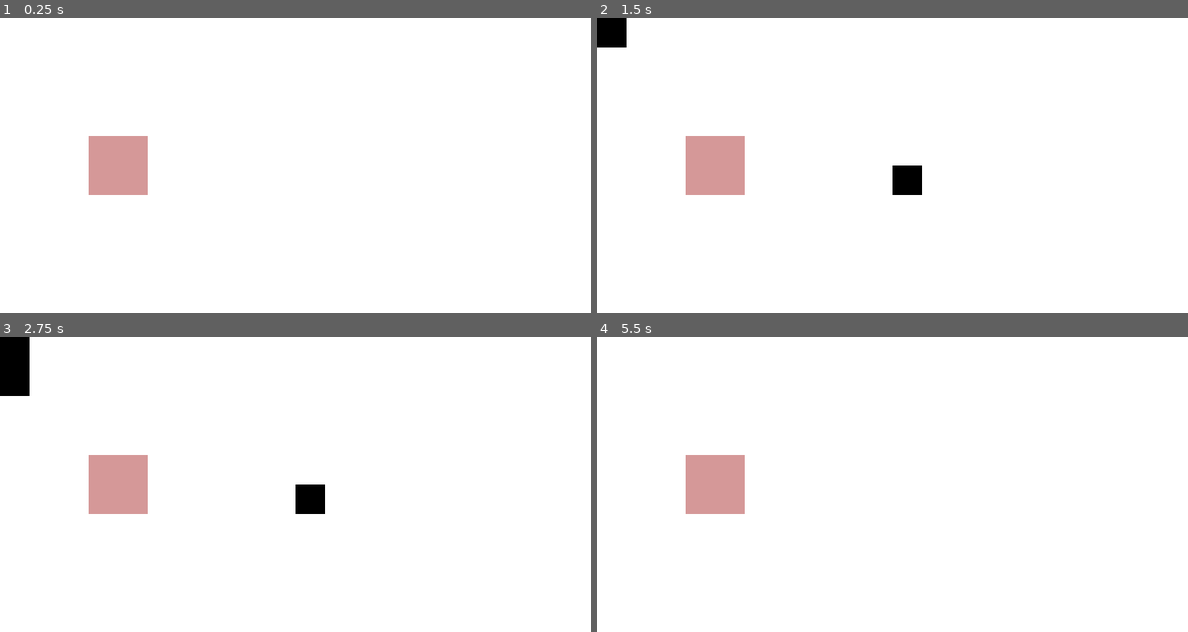
Above: before the commit, frames 1-4 (two rows, left to right).
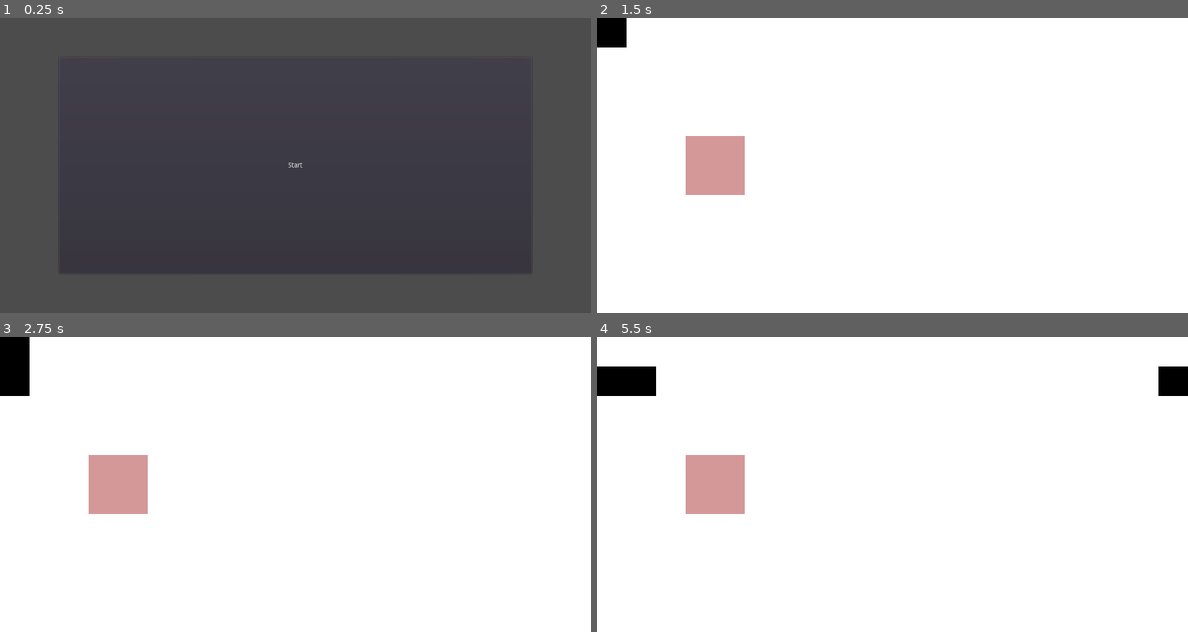
Above: after the commit, the same moments.

Repository: sisipun/SleepyCity
Game: Godot game, scene res://scenes/MainMenu.tscn
The game is run twice, just before and just after one commit, with the same random seed, the same clock (stepped at 60 frames per second) and the same inputs. Before the commit the project starts from res://Level.tscn.
Inputs (mouse positions are in pixels of both pictures, inside the frame that each line leads up to):
- Up to frame 1 (0.25 s): no input
- Up to frame 2 (1.5 s): click (892, 165) at 0.5 s, where only the run after the commit has a clickable "Start"; tap Enter at 1.25 s; move the mouse to (608, 32) at 1.27 s; click (608, 32) at 1.42 s
- Up to frame 3 (2.75 s): tap Space at 2 s; move the mouse to (11, 381) at 2.02 s; hold Left (ui_left) from 2.03 s (still down); click (11, 381) at 2.17 s
- Up to frame 4 (5.5 s): tap Enter at 2.75, 4.25 s; move the mouse to (608, 410) at 2.77 s; release Left (ui_left) at 2.78 s; click (608, 410) at 2.92 s; tap Space at 3.5, 5 s; move the mouse to (608, 440) at 3.52 s; click (608, 440) at 3.67 s; move the mouse to (608, 469) at 4.27 s; hold Left (ui_left) from 4.28 s (still down); click (608, 469) at 4.42 s; move the mouse to (608, 499) at 5.02 s; click (608, 499) at 5.17 s

The runs differ from the first frame. In frame 1, 100% of the frame differs, in the area x 0-100%, y 0-100%; in frame 2, 0.5%; in frame 3, 0.5%; in frame 4, 1.5%.

Commit message:
Main menu

Diff:
--- a/project.godot
+++ b/project.godot
@@ -12,12 +12,12 @@
 "base": "Area2D",
 "class": "Cell",
 "language": "GDScript",
-"path": "res://Cell.gd"
+"path": "res://scripts/Cell.gd"
 }, {
 "base": "Node2D",
 "class": "Level",
 "language": "GDScript",
-"path": "res://Level.gd"
+"path": "res://scripts/Level.gd"
 } ]
 _global_script_class_icons={
 "Cell": "",
@@ -27,8 +27,7 @@
 [application]
 
 config/name="Cells"
-run/main_scene="res://Level.tscn"
-config/icon="res://icon.png"
+run/main_scene="res://scenes/MainMenu.tscn"
 
 [display]
 
--- a/Cell.tscn
+++ b/scenes/Cell.tscn
@@ -1,6 +1,6 @@
 [gd_scene load_steps=3 format=2]
 
-[ext_resource path="res://Cell.gd" type="Script" id=1]
+[ext_resource path="res://scripts/Cell.gd" type="Script" id=1]
 
 [sub_resource type="RectangleShape2D" id=1]
 
--- a/Level.tscn
+++ b/scenes/Level.tscn
@@ -1,7 +1,7 @@
 [gd_scene load_steps=3 format=2]
 
-[ext_resource path="res://Level.gd" type="Script" id=1]
-[ext_resource path="res://Cell.tscn" type="PackedScene" id=2]
+[ext_resource path="res://scripts/Level.gd" type="Script" id=1]
+[ext_resource path="res://scenes/Cell.tscn" type="PackedScene" id=2]
 
 [node name="Level" type="Node2D"]
 script = ExtResource( 1 )
--- /dev/null
+++ b/scenes/MainMenu.tscn
@@ -0,0 +1,24 @@
+[gd_scene load_steps=2 format=2]
+
+[ext_resource path="res://scripts/MainMenu.gd" type="Script" id=1]
+
+[node name="MainMenu" type="Control"]
+anchor_right = 1.0
+anchor_bottom = 1.0
+script = ExtResource( 1 )
+
+[node name="Buttons" type="VBoxContainer" parent="."]
+anchor_right = 1.0
+anchor_bottom = 1.0
+margin_left = 120.0
+margin_top = 80.0
+margin_right = -120.0
+margin_bottom = -80.0
+
+[node name="StartButton" type="Button" parent="Buttons"]
+margin_right = 960.0
+margin_bottom = 440.0
+size_flags_horizontal = 3
+size_flags_vertical = 3
+text = "Start"
+[connection signal="pressed" from="Buttons/StartButton" to="." method="_on_StartButton_pressed"]
--- a/Cell.gd
+++ b/scripts/Cell.gd
@@ -8,9 +8,9 @@
 
 export var type = Type.DEAD
 
-var alive_texture = preload("res://alive_cell.png")
-var dead_texture = preload("res://dead_cell.png")
-var target_texture = preload("res://target_cell.png")
+var alive_texture = preload("res://assets/alive_cell.png")
+var dead_texture = preload("res://assets/dead_cell.png")
+var target_texture = preload("res://assets/target_cell.png")
 var coord_x = 0
 var coord_y = 0
 
--- /dev/null
+++ b/scripts/MainMenu.gd
@@ -0,0 +1,5 @@
+extends Control
+
+
+func _on_StartButton_pressed():
+	get_tree().change_scene("res://scenes/Level.tscn")
Renamed: alive_cell.png -> assets/alive_cell.png
Not shown, changed: assets/alive_cell.png.import
Renamed: dead_cell.png -> assets/dead_cell.png
Not shown, changed: assets/dead_cell.png.import
Renamed: target_cell.png -> assets/target_cell.png
Not shown, changed: assets/target_cell.png.import
Binary file removed: icon.png
Not shown, removed: icon.png.import
Renamed: Level.gd -> scripts/Level.gd
